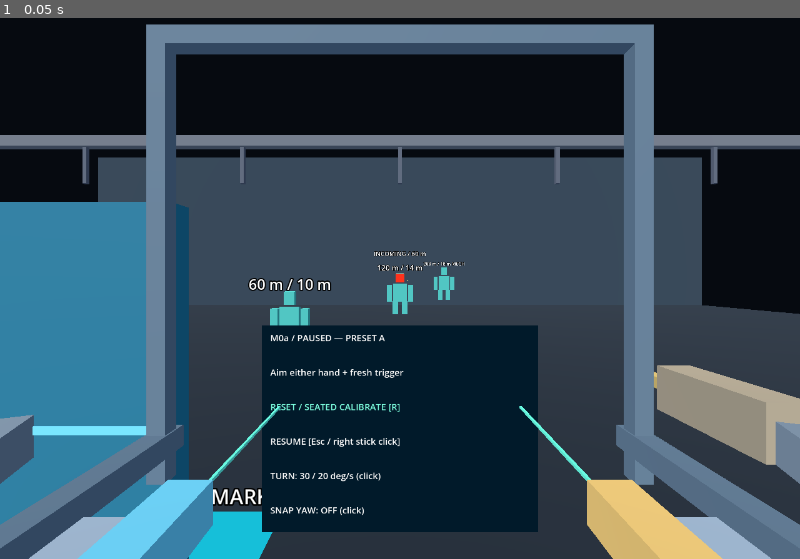
Above: before the commit, frame 1.
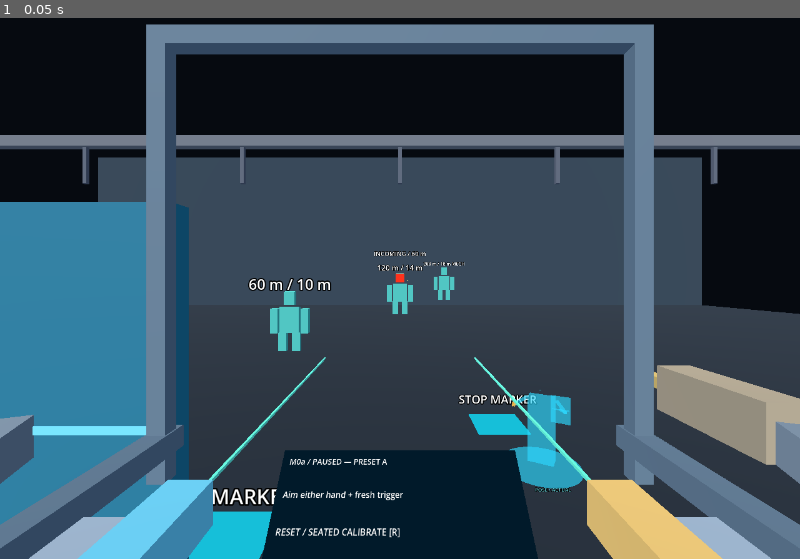
Above: after the commit, the same moment.

Repository: hiinaspace/mech-vr
Game: Godot game, scene res://main.tscn
The game is run twice, just before and just after one commit, with the same random seed, the same clock (stepped at 60 frames per second) and the same inputs.
Inputs:
- Up to frame 1 (0.05 s): no input

The runs differ from the first frame. In frame 1, 11% of the frame differs, in the area x 32-73%, y 56-100%.

Commit message:
Lower cockpit dashboard and add live robot pose hologram
Retain current arm rebasing while recording first user feedback and the awkward-orientation recovery tradeoff. Mirror actual rendered arm poses in a cockpit miniature with range-relative body attitude.

Assisted-by: Codex:gpt-6-astra

Diff:
--- a/scripts/main.gd
+++ b/scripts/main.gd
@@ -16,6 +16,8 @@
 var hands: Array[MeshInstance3D] = []
 var pointers: Array[MeshInstance3D] = []
 var reticle: MeshInstance3D
+var pose_geometry: Array[Node3D] = []
+var hologram = preload("res://scripts/pose_hologram.gd").new()
 var paused := true
 var cooldown := 0.0
 var elapsed := 0.0
@@ -68,6 +70,8 @@
 	adapter.mark_requested.connect(_mark)
 	_build_cockpit()
 	_build_panel()
+	body.add_child(hologram)
+	hologram.setup(body,pose_geometry)
 	world.cadence = float(settings.get_value("range", "cadence", 2.5))
 	slow_turn = bool(settings.get_value("control","slow_turn",false))
 	snap = bool(settings.get_value("control","snap_yaw",false))
@@ -101,9 +105,9 @@
 		box(body, Vector3(.06,.06,1.3), Vector3(side*.65,-.45,-.4), Color("647b8c"))
 		box(body, Vector3(.05,1.2,.05), Vector3(side*.65,.05,-1), Color("647b8c"))
 		box(body, Vector3(.12,.08,.35), Vector3(side*.35,-.35,-.3), Color("a7bac8"))
-	box(body, Vector3(1.35,.05,.05), Vector3(0,.65,-1), Color("647b8c"))
+	pose_geometry.append(box(body, Vector3(1.35,.05,.05), Vector3(0,.65,-1), Color("647b8c")))
 	# Torso sits below the human canopy, never wraps/occludes the camera.
-	box(body, Vector3(6,16,3), Vector3(0,-9.35,1), Color("28394b"))
+	pose_geometry.append(box(body, Vector3(6,16,3), Vector3(0,-9.35,1), Color("28394b")))
 	for i in range(2):
 		var arm := Node3D.new()
 		body.add_child(arm)
@@ -118,11 +122,14 @@
 		segments.append(box(body, Vector3(.5,.5,1), Vector3.ZERO, Color("768693")))
 		hands.append(box(body, Vector3(.06,.06,.14), Vector3.ZERO, Color("fcce74") if i else Color("71d6ee")))
 		pointers.append(box(body, Vector3(.005,.005,1), Vector3.ZERO, Color("6dffd9")))
+	pose_geometry.append_array(arms)
+	pose_geometry.append_array(segments)
 	reticle = box(self, Vector3(.15,.15,.15), Vector3(0,0,-50), Color("ffef78"))
 
 func _build_panel() -> void:
 	body.add_child(panel)
-	panel.position = Vector3(0,-.35,-.85)
+	panel.position = Vector3(0,-.65,-.85)
+	panel.rotation_degrees.x = -45
 	viewport.size = Vector2i(800,600)
 	viewport.render_target_update_mode = SubViewport.UPDATE_ALWAYS
 	add_child(viewport)
@@ -181,6 +188,7 @@
 		var elbow := (shoulder+end)*.5 + Vector3(-1.5 if i == 0 else 1.5,-1.5,0)
 		_segment(segments[i*2],shoulder,elbow,.6)
 		_segment(segments[i*2+1],elbow,end,.5)
+	hologram.sync()
 	reset_blend = maxf(0,reset_blend-dt)
 	var muzzle := arms[1].global_transform * Transform3D(Basis.IDENTITY,Vector3(0,0,-2.7))
 	var shield := arms[0].global_transform
@@ -337,7 +345,7 @@
 	if t > 3: left.origin.x += .6
 	if t > 4: right.basis = Basis.from_euler(Vector3(0,.12*sin(t),0))
 	if t > 5 and t < 6.1:
-		right.basis = Basis.looking_at(Vector3(0,-.35,-.85)-right.origin,Vector3.UP)
+		right.basis = Basis.looking_at(panel.position-right.origin,Vector3.UP)
 	var s := {"head":head,"left":left,"right":right,"valid_left":true,"valid_right":true,"focused":true,"move":Vector3.RIG …(222 unchanged characters)…
 	if t > 5.25 and t < 5.4 or t > 6.5 and t < 6.65:
 		s.right_trigger = 0.0
--- /dev/null
+++ b/scripts/pose_hologram.gd
@@ -0,0 +1,59 @@
+extends Node3D
+## Read-only miniature of rendered geometry, including held/reset-blended poses.
+## Its pedestal stays in the cockpit; range-relative yaw/pitch rotates the robot.
+const MINI_SCALE := 0.014
+var rig := Node3D.new()
+var content := Node3D.new()
+var sources: Array[Node3D] = []
+var copies: Array[Node3D] = []
+var suit: Node3D
+
+func setup(body: Node3D, geometry: Array[Node3D]) -> void:
+	suit = body
+	sources = geometry
+	position = Vector3(.48,-.50,-1.25)
+	add_child(rig)
+	rig.add_child(content)
+	content.position = Vector3(0,8,0)
+	for source in sources:
+		var copy := source.duplicate() as Node3D
+		content.add_child(copy)
+		copies.append(copy)
+		_tint(copy)
+	var base := MeshInstance3D.new()
+	var mesh := CylinderMesh.new()
+	mesh.top_radius = .13
+	mesh.bottom_radius = .13
+	mesh.height = .008
+	base.mesh = mesh
+	base.position.y = -.14
+	add_child(base)
+	_tint(base)
+	var label := Label3D.new()
+	label.text = "POSE / ACTUAL"
+	label.font_size = 24
+	label.pixel_size = .00065
+	label.position = Vector3(0,-.165,.10)
+	label.modulate = Color("76e8f2")
+	add_child(label)
+	sync()
+
+func _tint(node: Node) -> void:
+	if node is MeshInstance3D:
+		var mat := StandardMaterial3D.new()
+		mat.shading_mode = BaseMaterial3D.SHADING_MODE_UNSHADED
+		mat.transparency = BaseMaterial3D.TRANSPARENCY_ALPHA
+		mat.albedo_color = Color(.18,.85,1,.65)
+		# Preserve left/right equipment distinction without changing any geometry.
+		if node.material_override is StandardMaterial3D:
+			var original: Color = node.material_override.albedo_color
+			if original.r > original.b:
+				mat.albedo_color = Color(1,.75,.3,.8)
+		node.material_override = mat
+	for child in node.get_children():
+		_tint(child)
+
+func sync() -> void:
+	rig.basis = (Basis(Vector3.UP,deg_to_rad(150)) * suit.basis).scaled(Vector3.ONE*MINI_SCALE)
+	for index in sources.size():
+		copies[index].transform = sources[index].transform
Not shown, changed: README.md
Not shown, changed: docs/m0a-headset-test.md
Not shown, added: docs/playtest-notes.md
